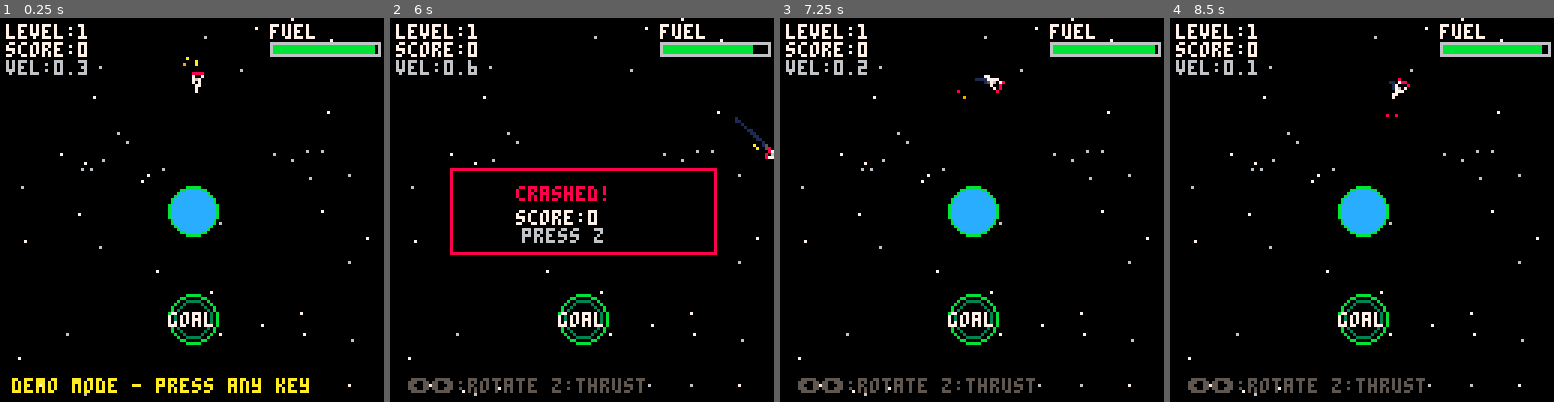
Above: before the commit, frames 1-4 (left to right).
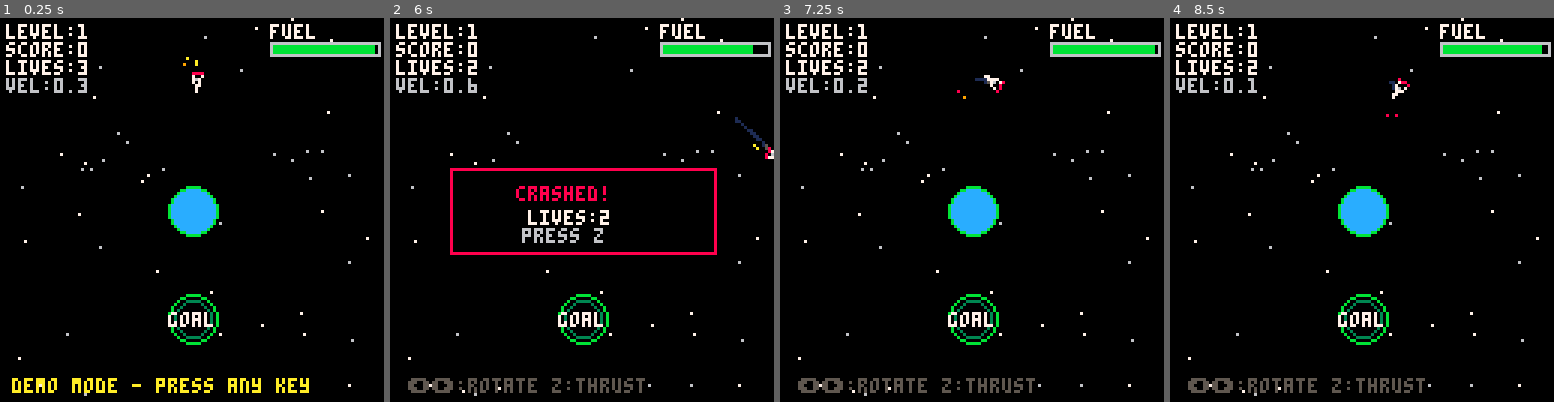
Above: after the commit, the same moments.

Repository: wevibecode/game
Game: PICO-8 cartridge game.p8
The game is run twice, just before and just after one commit, with the same random seed, the same clock (stepped at 60 frames per second) and the same inputs.
Inputs:
- Up to frame 1 (0.25 s): no input
- Up to frame 2 (6 s): tap O (Z key) at 0.7, 1.7, 2.1, 2.5, 2.9, 3.3, 3.7, 4.1, 4.5, 4.9, 5.3, 5.7 s; hold Right 1.6-2.1 s; hold Right 2.47-3.03 s; hold Left 3.08-3.58 s; hold Right 4.02-4.68 s; hold Left 5.08-5.68 s
- Up to frame 3 (7.25 s): hold Right 6.08-6.58 s; tap O (Z key) at 6.1, 6.5, 6.9 s; hold Right 6.63-7.13 s
- Up to frame 4 (8.5 s): tap O (Z key) at 7.3, 7.7, 8.1 s; hold Right 7.5-8.07 s; hold Left from 8.12 s (still down)

The runs differ from the first frame. In frame 1, 0.8% of the frame differs, in the area x 1-23%, y 10-20%; in frame 2, 1.2%, in the area x 1-58%, y 10-54%; in frame 3, 0.8%; in frame 4, 0.8%.

Commit message:
Deploy game build #2733

Diff:
--- a/game.p8
+++ b/game.p8
@@ -31,6 +31,8 @@
 -- game state
 score=0
 level=1
+lives=3
+max_level_reached=0 -- track highest level for bonus lives
 gameover=false
 won=false
 trail={}
@@ -46,6 +48,8 @@
  init_stars()
  last_input_time=0
  demo_mode=true
+ lives=3
+ max_level_reached=0
 end
 
 function init_stars()
@@ -146,6 +150,8 @@
    demo_mode=false
    level=1
    score=0
+   lives=3
+   max_level_reached=0
    init_level()
   end
   last_input_time=0
@@ -156,6 +162,8 @@
    demo_mode=true
    level=1
    score=0
+   lives=3
+   max_level_reached=0
    init_level()
   end
  end
@@ -163,6 +171,11 @@
  if won then
   if btnp(4) or (demo_mode and t()%2<1) then
    level+=1
+   -- check for bonus life at levels 3, 6, 9, etc.
+   if level>max_level_reached and level%3==0 then
+    lives+=1
+   end
+   max_level_reached=max(max_level_reached,level)
    init_level()
   end
   return
@@ -170,10 +183,22 @@
 
  if gameover then
   if btnp(4) or (demo_mode and t()%2<1) then
-   if not demo_mode then
-    level=1
-    score=0
+   if lives<=0 then
+    -- true game over - restart everything
+    if demo_mode then
+     level=1
+     score=0
+     lives=3
+     max_level_reached=0
+    else
+     -- player mode: full restart
+     level=1
+     score=0
+     lives=3
+     max_level_reached=0
+    end
    end
+   -- if lives remain, just restart current level
    init_level()
   end
   return
@@ -413,6 +438,7 @@
 
   -- check collision with planet
   if dist<p.r+2 then
+   lives-=1
    gameover=true
    return
   end
@@ -444,6 +470,7 @@
  -- check bounds
  if ship.x<0 or ship.x>128 or
     ship.y<0 or ship.y>128 then
+  lives-=1
   gameover=true
   return
  end
@@ -532,6 +559,7 @@
  -- ui
  print("level:"..level,2,2,7)
  print("score:"..score,2,8,7)
+ print("lives:"..lives,2,14,7)
 
  -- fuel bar
  local fuel_pct=ship.fuel/ship.max_fuel
@@ -541,7 +569,7 @@
 
  -- velocity indicator
  local vel=sqrt(ship.vx*ship.vx+ship.vy*ship.vy)
- print("vel:"..flr(vel*10)/10,2,14,6)
+ print("vel:"..flr(vel*10)/10,2,20,6)
 
  -- controls hint
  if demo_mode then
@@ -560,10 +588,17 @@
 
  if gameover then
   rectfill(20,50,108,78,0)
-  rect(20,50,108,78,8)
-  print("crashed!",42,56,8)
-  print("score:"..score,42,64,7)
-  print("press z",44,70,6)
+  if lives<=0 then
+   rect(20,50,108,78,8)
+   print("game over!",38,56,8)
+   print("final score:"..score,32,64,7)
+   print("press z",44,70,6)
+  else
+   rect(20,50,108,78,8)
+   print("crashed!",42,56,8)
+   print("lives:"..lives,46,64,7)
+   print("press z",44,70,6)
+  end
  end
 end
 
Not shown, changed: game.js
